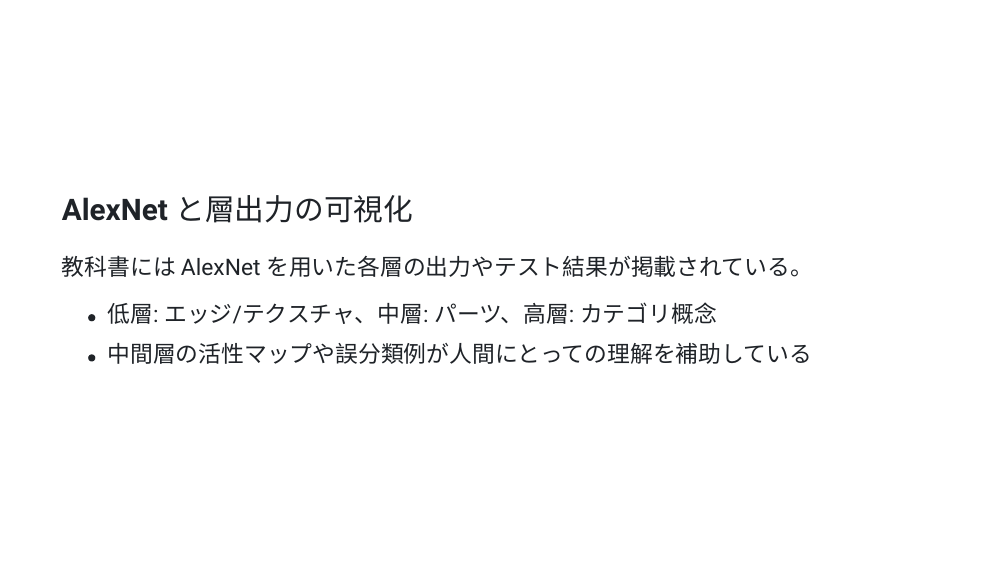
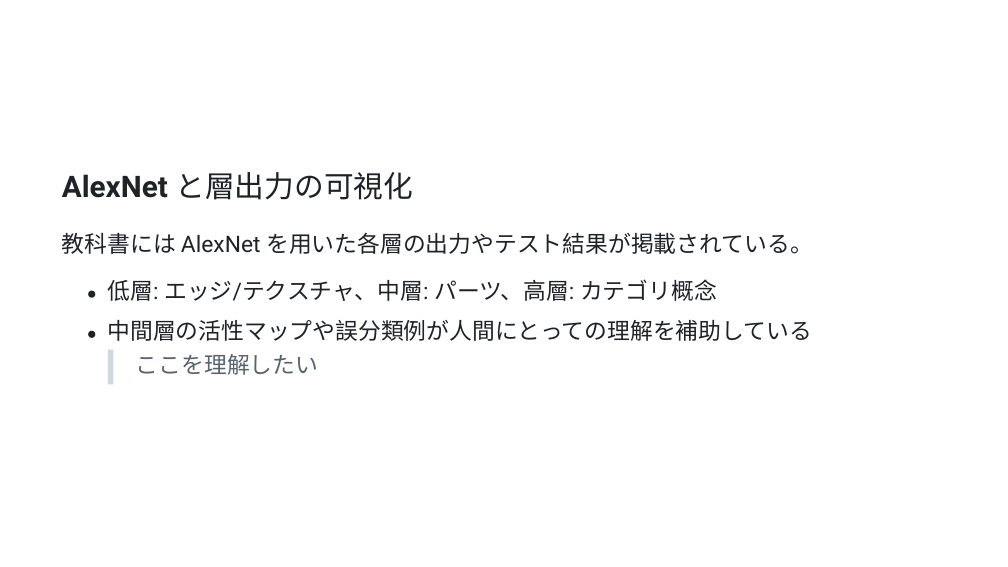
Before and after one commit to frinfo702/slides, a slide deck: slide 17 of nishikawa-lab/pptx/20251017_presentation.pptx (slide 15 before the commit). Drawn at 1008x567 pixels with LibreOffice and Linux fonts; fonts in the diff are those of the drawing. Boxes give left, top, right and bottom in pixels: in the first picture for what was removed or moved away, otherwise in the second. Text is boxed around its words. In the diff, an @@ line names an element or a change of style, - is before the commit and + after.

```diff
--- a/nishikawa-lab/pptx/20251017_presentation.pptx
+++ b/nishikawa-lab/pptx/20251017_presentation.pptx
@@ freeform shape: place and size @@
-freeform shape at bbox=[88, 355, 95, 361]
+freeform shape at bbox=[88, 290, 95, 297]
@@ 4 texts: place and size @@
-4 texts at bbox=[62, 195, 813, 364]
+4 texts at bbox=[62, 172, 813, 341]
@@ freeform shape: place and size @@
-freeform shape at bbox=[88, 315, 95, 321]
+freeform shape at bbox=[88, 330, 95, 337]
@@ freeform shape added at bbox=[108, 349, 113, 384], fill #D1D9E0 @@
@@ text added at bbox=[136, 354, 318, 375], 21.7 pt, text #59636E @@
+ここを理解したい
```
Also in this commit, not shown: 7 other slides changed, 3 slides added, 1 slide removed, 2 other files.
